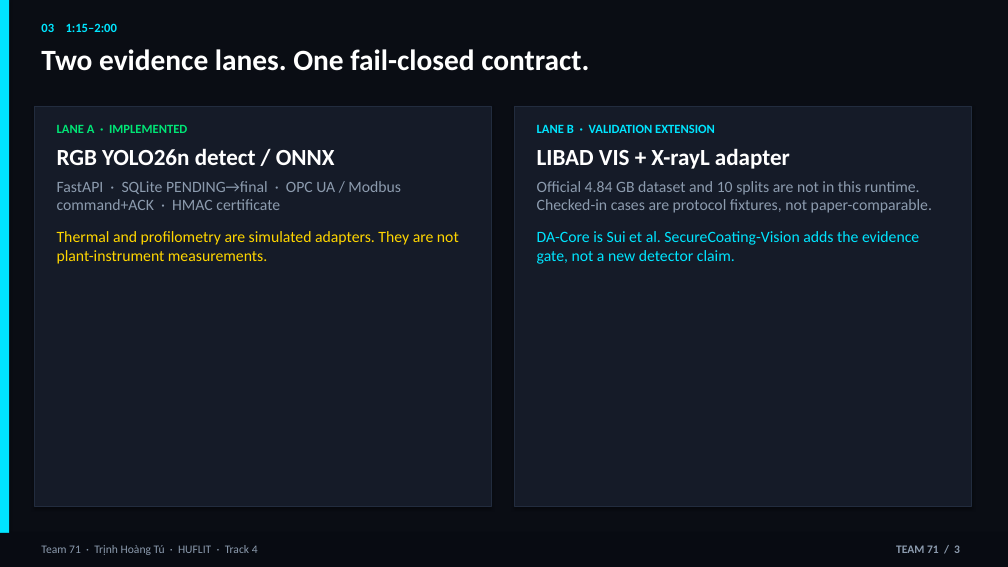
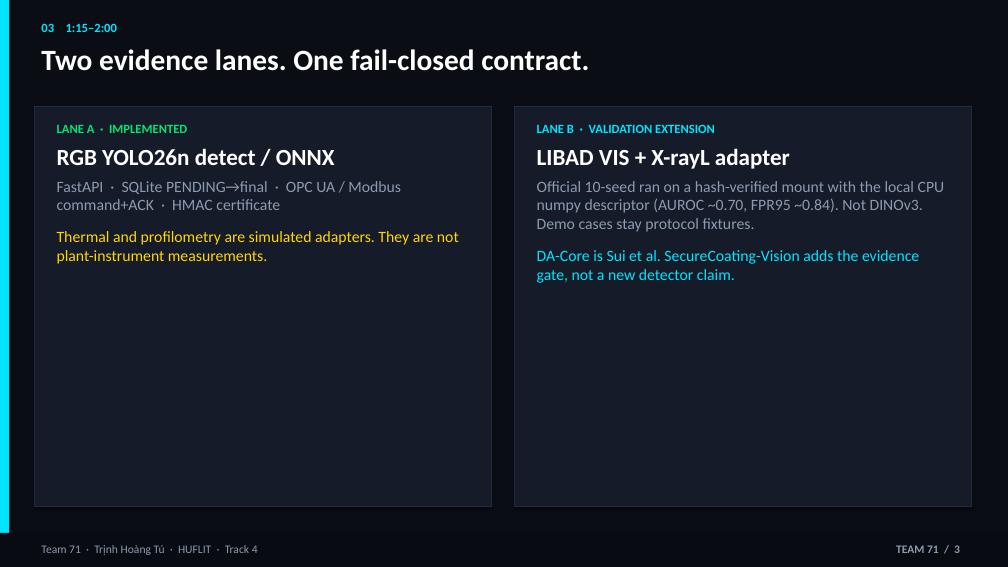
Before and after one commit to thtcsec/securecoating-vision, a slide deck: slide 3 of SecureCoating-Vision_Final_Defense_6min.pptx. Drawn at 1008x567 pixels with LibreOffice and Linux fonts; fonts in the diff are those of the drawing. Boxes give left, top, right and bottom in pixels: in the first picture for what was removed or moved away, otherwise in the second. Text is boxed around its words. In the diff, an @@ line names an element or a change of style, - is before the commit and + after.

```diff
--- a/SecureCoating-Vision_Final_Defense_6min.pptx
+++ b/SecureCoating-Vision_Final_Defense_6min.pptx
@@ text at (537,181,945,232): text changed @@
-Official 4.84 GB dataset and 10 splits are not in this runtime. Checked-in cases are protocol fixtures, not paper-comparable.
+Official 10-seed ran on a hash-verified mount with the local CPU numpy descriptor (AUROC ~0.70, FPR95 ~0.84). Not DINOv3. Demo cases stay protocol fixtures.
```
Also in this commit, not shown: 12 other files.
